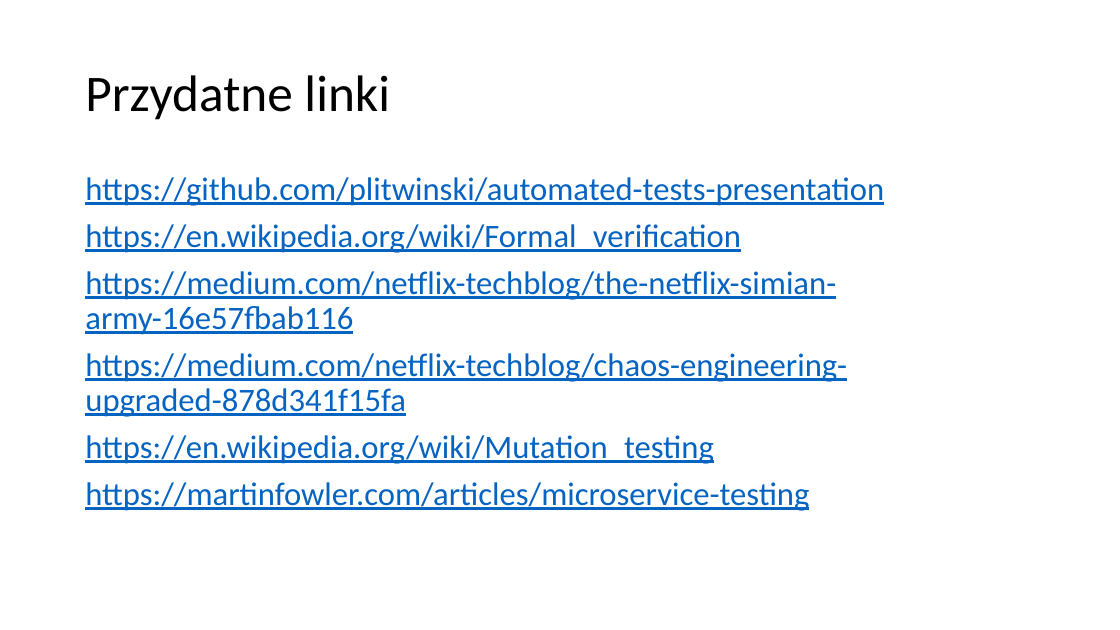
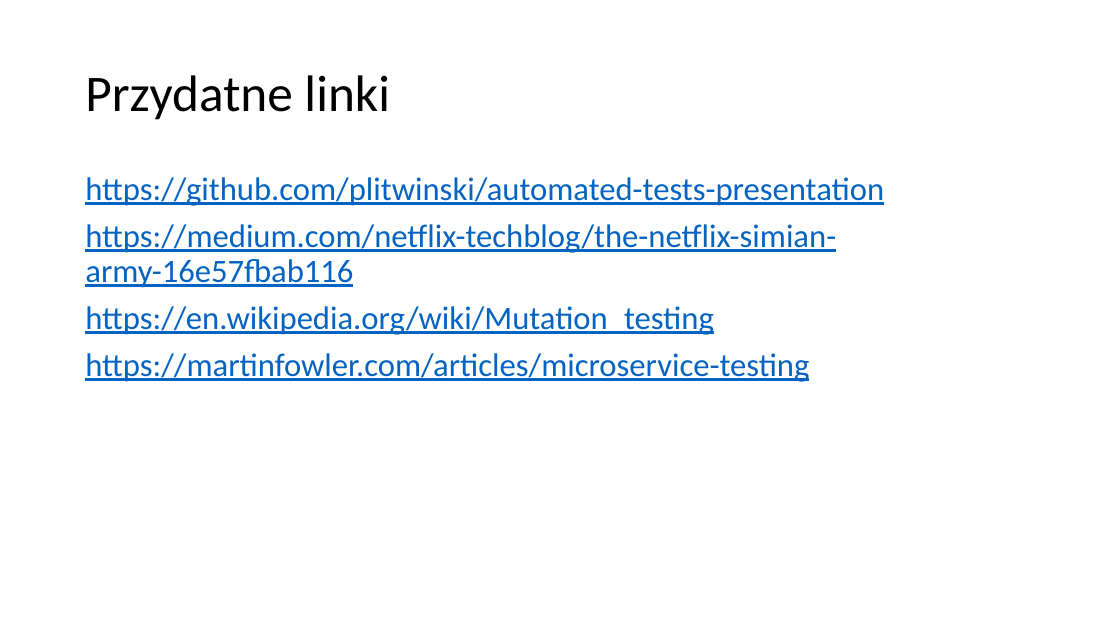
Before and after one commit to plitwinski/automated-tests-presentation, a slide deck: slide 24 of presentation/polish/Automatycznie testowalne aplikacje w srodowisku rozproszonym.pptx (slide 23 before the commit). Drawn at 1120x630 pixels with LibreOffice and Linux fonts; fonts in the diff are those of the drawing. Boxes give left, top, right and bottom in pixels: in the first picture for what was removed or moved away, otherwise in the second. Text is boxed around its words. In the diff, an @@ line names an element or a change of style, - is before the commit and + after.

```diff
--- a/presentation/polish/Automatycznie testowalne aplikacje w srodowisku rozproszonym.pptx
+++ b/presentation/polish/Automatycznie testowalne aplikacje w srodowisku rozproszonym.pptx
@@ text at (85, 224, 741, 253): paragraph removed @@
-https://en.wikipedia.org/wiki/Formal_verification
@@ text at (85, 353, 847, 417): paragraph removed @@
-https://medium.com/netflix-techblog/chaos-engineering-upgraded-878d341f15fa
```
Also in this commit, not shown: 1 other slide changed, 1 slide added, 1 other file.
